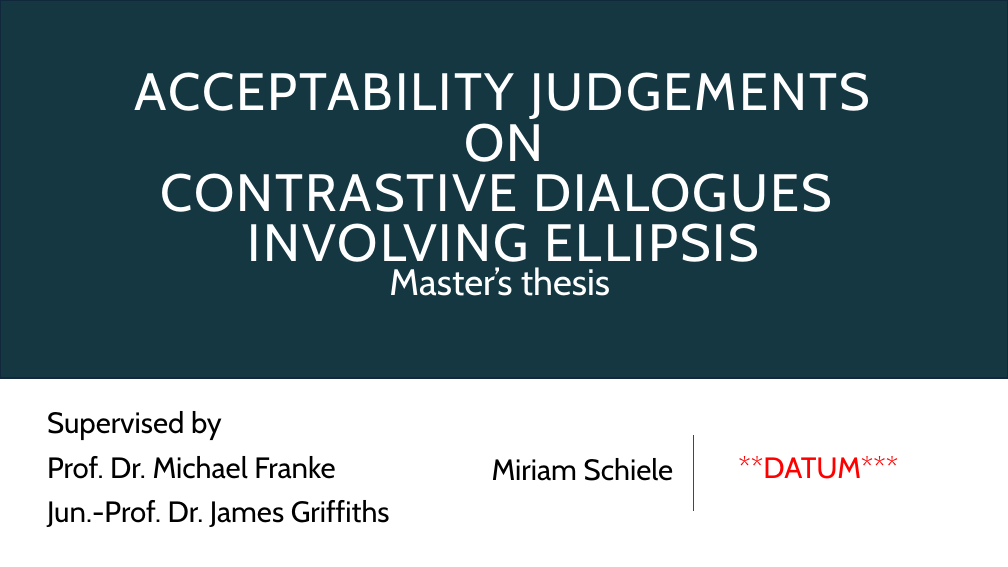
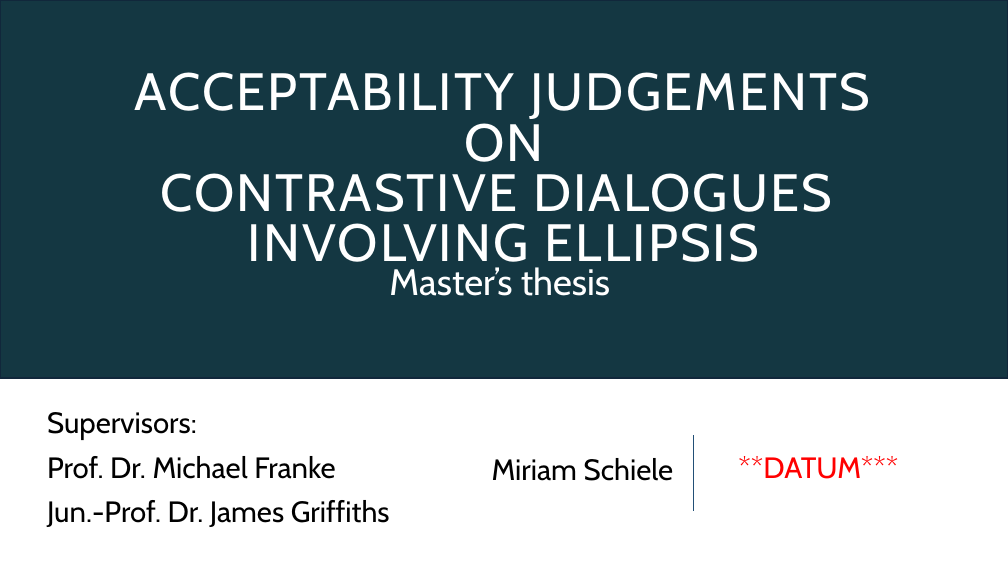
Before and after one commit to miriamschiele/MA, a slide deck: slide 1 of presentation/Miriam Schiele, MA presentation.pptx. Drawn at 1008x567 pixels with LibreOffice and Linux fonts; fonts in the diff are those of the drawing. Boxes give left, top, right and bottom in pixels: in the first picture for what was removed or moved away, otherwise in the second. Text is boxed around its words. In the diff, an @@ line names an element or a change of style, - is before the commit and + after.

```diff
--- a/presentation/Miriam Schiele, MA presentation.pptx
+++ b/presentation/Miriam Schiele, MA presentation.pptx
@@ text at (x1=47, y1=412, x2=197, y2=440): text changed @@
-Supervised by
+Supervisors:
```
Also in this commit, not shown: 2 other slides changed, 1 slide added, 4 slides removed.
